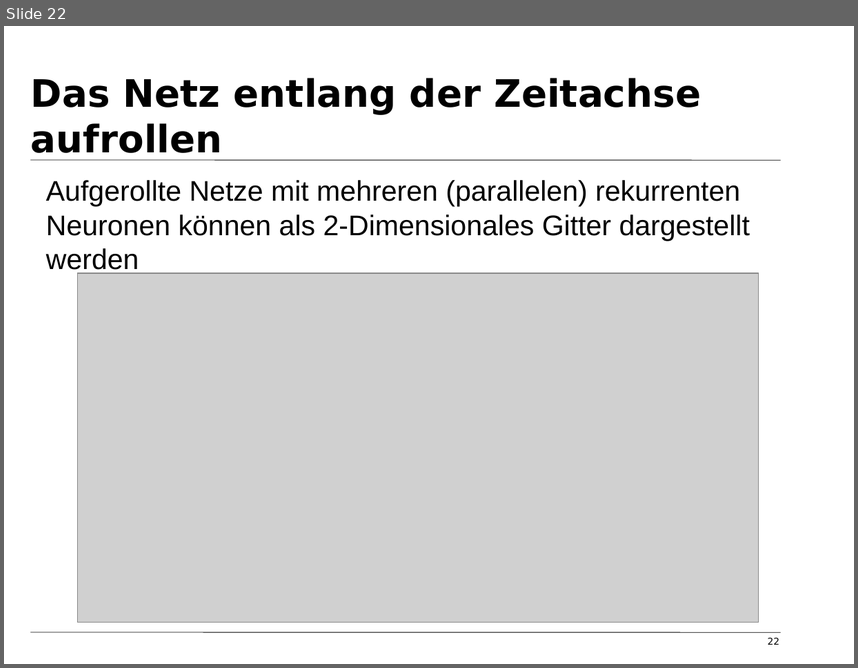
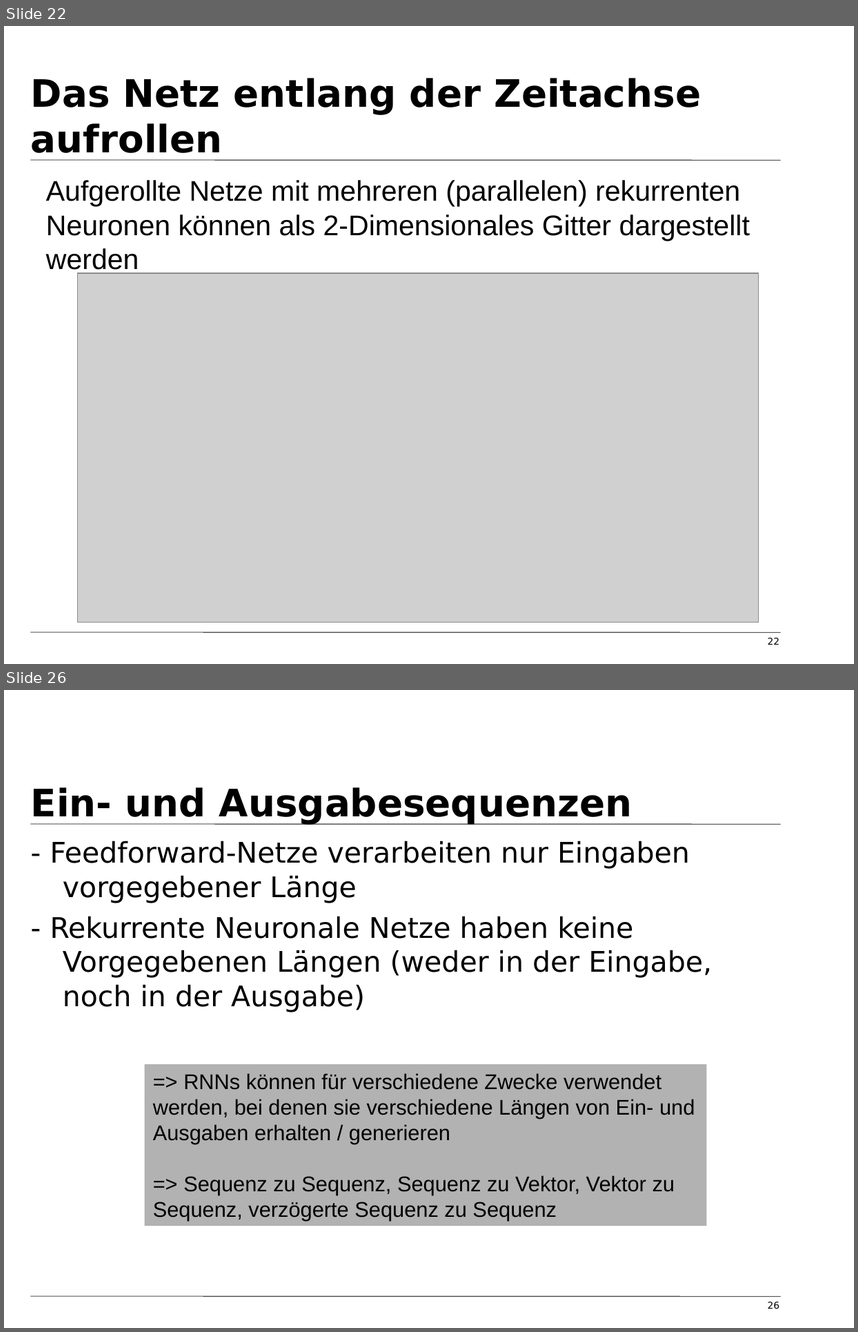
Before and after one commit to tfassbender/deep_learning_team_rnn, a slide deck: vorlesung/vorlesung_rnn_tobias.odp. Shown one above the other, each under a label of ours: slide 22 before the commit, slides 22 and 26 after it; the slides between them are not shown. The pictures are 858x668 and 858x1332 pixels, drawn with LibreOffice and Linux fonts; fonts in the diff are those of the drawing; grey boxes stand for pictures; background and template pictures are left out. Boxes give left, top, right and bottom in pixels: in the first picture for what was removed or moved away, otherwise in the second. Text is boxed around its words. In the diff, an @@ line names an element or a change of style, - is before the commit and + after.

Commit message:
kapitel rekurrente neuronen fertig; wieder einige bilder hinzugefügt

```diff
--- a/vorlesung/vorlesung_rnn_tobias.odp
+++ b/vorlesung/vorlesung_rnn_tobias.odp
@@ slide 26 added at bbox=[4, 690, 854, 1328], background #FFFFFF; not listed: 2 template elements that a slide beside it also shows @@
@@ title added at bbox=[31, 787, 632, 824], 32 pt, text #000000, bold @@
+Ein- und Ausgabesequenzen
@@ text added at bbox=[50, 840, 712, 1012], 24 pt, text #000000 @@
+- Feedforward-Netze verarbeiten nur Eingaben vorgegebener Länge
+- Rekurrente Neuronale Netze haben keine Vorgegebenen Längen (weder in der Eingabe, noch in der Ausgabe)
@@ rectangle added at bbox=[144, 1064, 706, 1225], fill #B2B2B2, 18 pt, text #000000 @@
+=> RNNs können für verschiedene Zwecke verwendet werden, bei denen sie verschiedene Längen von Ein- und Ausgaben erhalten / generieren
+=> Sequenz zu Sequenz, Sequenz zu Vektor, Vektor zu Sequenz, verzögerte Sequenz zu Sequenz
@@ page number added at bbox=[768, 1301, 780, 1309], 8 pt, text #000000 @@
+26
```
Also in this commit, not shown: 6 slides changed, 8 other slides added, 1 slide removed, 5 other files.
